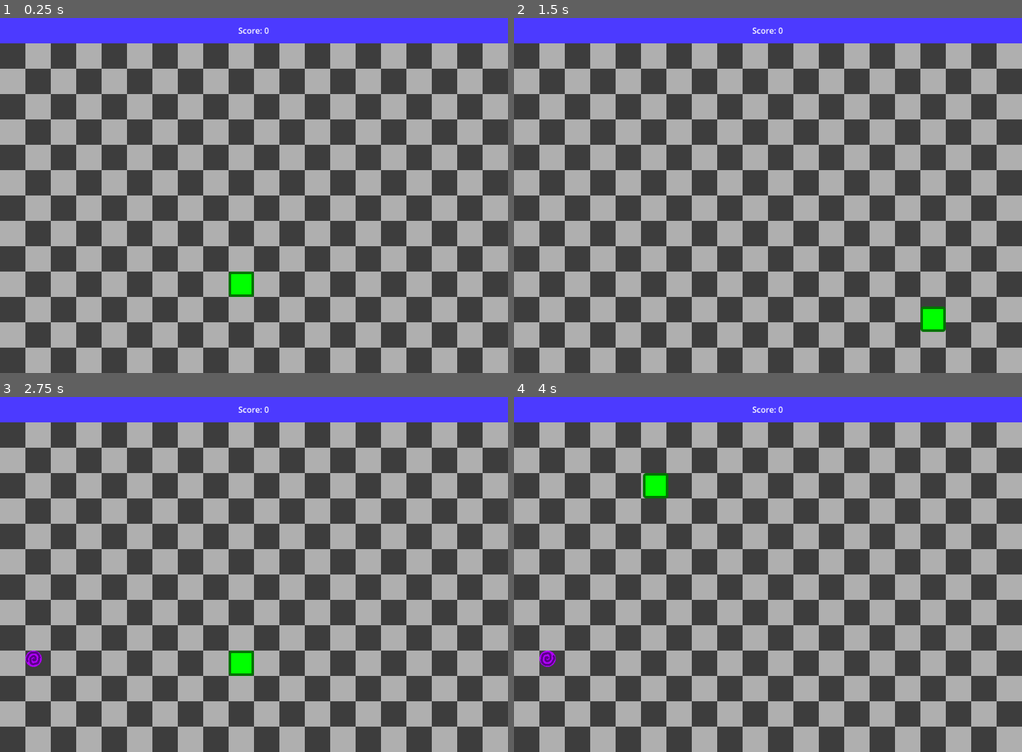
Above: before the commit, frames 1-4 (two rows, left to right).
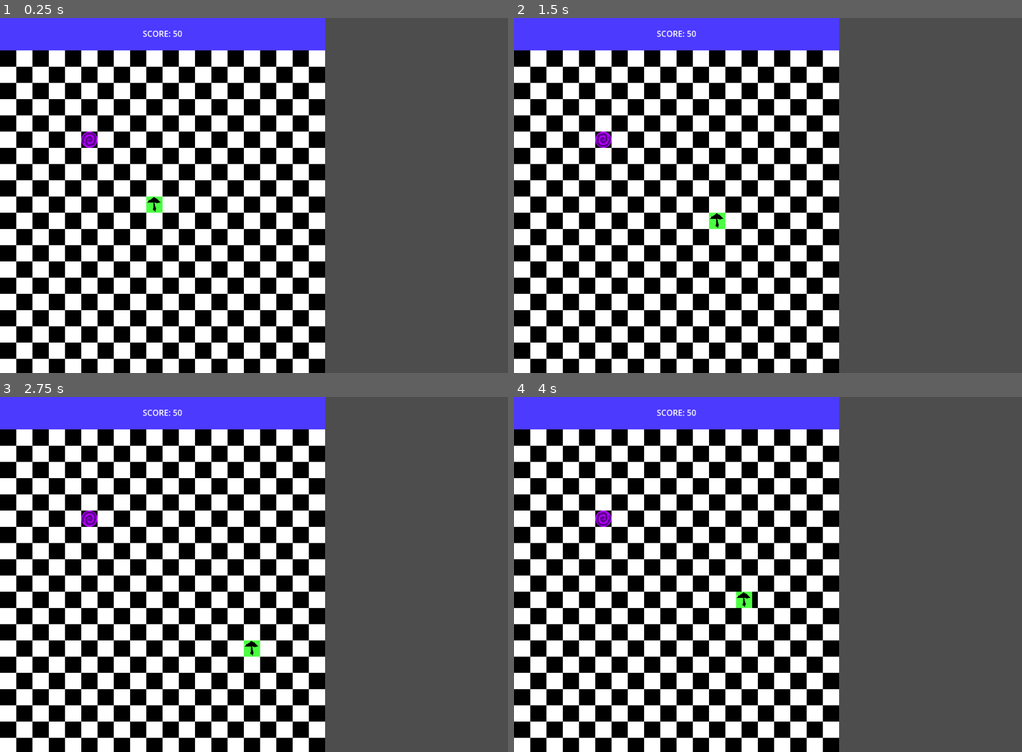
Above: after the commit, the same moments.

Repository: CWmain/looper
Game: Godot game, scene res://Scene/main.tscn
Two runs of this game, one before a commit and one after it. Both use one fixed random seed, a clock stepped at 60 frames per second and the inputs below.
Inputs:
- Up to frame 1 (0.25 s): no input
- Up to frame 2 (1.5 s): tap Enter at 0.5 s; hold D (Right) 0.53-1.28 s; hold S (Down) from 1.28 s (still down)
- Up to frame 3 (2.75 s): release S (Down) at 2.03 s; hold D (Right) from 2.03 s (still down)
- Up to frame 4 (4 s): release D (Right) at 2.78 s; hold W (Up) 2.78-3.53 s; hold A (Left) from 3.53 s (still down)

The runs differ from the first frame. In frame 1, 79% of the frame differs, in the area x 0-100%, y 0-100%; in frame 2, 79%; in frame 3, 79%; in frame 4, 79%.

Commit message:
Now using new code in main scene and have it comparable to what I had before, simply need to add art/menus/sounds The core gameplay is working well

Diff:
--- a/Objects/Board/board.gd
+++ b/Objects/Board/board.gd
@@ -9,7 +9,11 @@
 var cell_size: int = 32
 var cells: int = 20
 
-var score: int = 0
+var score: int = 0:
+	set(value):
+		score = value
+		scoreChanged.emit(value)
+signal scoreChanged(new_score)
 
 var loopers: Array = []
 
@@ -84,7 +88,7 @@
 
 	check_out_of_bounds()
 	check_portal_collision()
-	#check_self_collision()
+	check_self_collision()
 
 func active_looper_movement() -> void:
 	var currentLocation: Vector2 = loopers[-1].get_current_location()
@@ -133,6 +137,18 @@
 		# Create and append new looper
 		new_looper(loopers[-1].get_current_location())
 
+func check_self_collision() -> void:
+	# Nothing to collide with if only looper
+	if len(loopers) <= 1:
+		return
+
+	for i in range(len(loopers)-1):
+		var curGhostPosition = loopers[i].get_tick_location(tickCount)
+		if loopers[-1].get_current_location() == curGhostPosition:
+			end_game()
+			break
+
+
 func start_game() -> void:
 	game_started = true
 	print("Started Timer")
@@ -172,5 +188,5 @@
 	new_game()
 
 func gridToReal(gridPos: Vector2) -> Vector2:
-	var realPos = (gridPos * cell_size) #+ Vector2(0, cell_size)
+	var realPos = (gridPos * cell_size)
 	return realPos
--- a/Objects/Board/board.tscn
+++ b/Objects/Board/board.tscn
@@ -13,4 +13,4 @@
 portal_scene = ExtResource("4_s138n")
 
 [node name="Tick" type="Timer" parent="."]
-wait_time = 0.1
+wait_time = 0.2
--- a/Objects/Looper/looper.gd
+++ b/Objects/Looper/looper.gd
@@ -3,8 +3,10 @@
 
 @export var tweenTime: float = 0.5
 
+@onready var sprite: Sprite2D = $Sprite2D
 
-var isCurrent: bool = true
+# Used to determin if as a ghost it is used in a collision
+var isActive: bool = true
 # Location data will be stored as grid coordinates
 var locationData: Array[Vector2]
 var currentTween: Tween
@@ -66,7 +68,7 @@
 	return locationData[-1]
 
 func goGray() -> void:
-	self.self_modulate = Color.DARK_GRAY
+	sprite.self_modulate = Color.DARK_GRAY
 
 # Waits for the tween to finish, than kills it
 func kill_active_tween() -> void:
--- a/Scene/main.gd
+++ b/Scene/main.gd
@@ -5,207 +5,11 @@
 for looper
 https://www.youtube.com/watch?app=desktop&v=DlRP-UBR-2A&ab_channel=CodingWithRuss
 """
-# Exports
-@export var looper_Scene: PackedScene
-@export var portalImage: PackedScene
-@export_range(0, 1, 0.1) var percentOfWait: float = 0.9
-# Onready
+@onready var board: Sprite2D = $Board
 @onready var hud: CanvasLayer = $HUD
-@onready var move_timer: Timer = $MoveTimer
-@onready var time_portal: AnimatedSprite2D = $TimePortal
-
-# game variables
-var score: int = 0:
-	set(value):
-		score = value
-		hud.updateScore(value)
-var game_started: bool = false
-
-var cells: int = 20
-var cell_size: int = 50
-
-# looper variables
-var looper_tween: Array
-var looper_data: Array
-var looper: Array
-# TODO: This doesn't need to be a variable (can simply use -1 as current looper is always last)
-var controlledLooperIndex = -1
-
-# Portal Variables
-var portal_pos: Vector2
-var pastPortals: Array
-var regen_portal: bool = true
-
-# Movement variables
-var start_pos := Vector2(9,9)
-var up := Vector2(0, -1)
-var down := Vector2(0, 1)
-var left := Vector2(-1, 0)
-var right := Vector2(1, 0)
-var moveDirection: Vector2
-var can_move: bool
-
-var tick = -1
-var tweensToComplete = 0
 
 func _ready() -> void:
-	new_game()
+	board.scoreChanged.connect(updateScore)
 
-func new_game()->void:
-	score = 0
-	controlledLooperIndex = -1
-	tick = -1
-	moveDirection = up
-	can_move = true
-	game_started = false
-
-	for portal in pastPortals:
-		portal.free()
-	pastPortals.clear()
-	generate_looper()
-	move_portal()
-
-func generate_looper() -> void:
-	for l in looper:
-		l.free()
-
-	looper_tween.clear()
-	looper_data.clear()
-	looper.clear()
-
-	newLooper(start_pos)
-
-func _process(_delta: float) -> void:
-	if can_move:
-		if Input.is_action_just_pressed("Down"):
-			if not game_started:
-				start_game()
-				moveDirection = down
-
-			if moveDirection != up:
-				moveDirection = down
-			can_move = false
-
-		if Input.is_action_just_pressed("Up"):
-			if not game_started:
-				start_game()
-				moveDirection = up
-			if moveDirection != down:
-				moveDirection = up
-			can_move = false
-
-		if Input.is_action_just_pressed("Left"):
-			if moveDirection != right:
-				moveDirection = left
-
-			can_move = false
-			if not game_started:
-				moveDirection = left
-				start_game()
-
-		if Input.is_action_just_pressed("Right"):
-			if not game_started:
-				moveDirection = right
-				start_game()
-
-			if moveDirection != left:
-				moveDirection = right
-			can_move = false
-
-func start_game() -> void:
-	game_started = true
-	print("Started Timer")
-	move_timer.start()
-
-func pause_game() -> void:
-	game_started = false
-	move_timer.stop()
-
-func _on_move_timer_timeout() -> void:
-	tick += 1
-	can_move = true
-
-
-	for i in range(controlledLooperIndex):
-		if tick < len(looper_data[i]):
-			looper_tween[i] = get_tree().create_tween()
-			looper_tween[i].tween_property(looper[i], "position", (looper_data[i][tick] * cell_size) + Vector2(0, cell_size), move_timer.wait_time*percentOfWait)
-			#looper[i].position = (looper_data[i][tick] * cell_size) + Vector2(0, cell_size)
-
-	looper_data[controlledLooperIndex].append(looper_data[controlledLooperIndex][-1]+moveDirection)
-	#TODO: Tween causes issues when resetting board will solve later
-	looper_tween[controlledLooperIndex] = get_tree().create_tween()
-	looper_tween[controlledLooperIndex].tween_property(looper[controlledLooperIndex], "position", (looper_data[controlledLooperIndex][-1] * cell_size) + Vector2(0, cell_size), move_timer.wait_time*percentOfWait)
-
-	#looper[controlledLooperIndex].position = (looper_data[controlledLooperIndex][-1] * cell_size) + Vector2(0, cell_size)
-
-	check_out_of_bounds()
-	check_self_collision()
-	check_portal_entered()
-
-
-func check_self_collision() -> void:
-	# Check if any colisions occur between the current looper and all previous loopers
-	for i in range(len(looper_data)):
-		if i == controlledLooperIndex:
-			continue
-		var allPositions = looper_data[i]
-		var checkIndex = tick if tick < len(allPositions) else len(allPositions)-1
-
-		if tick < len(allPositions) and allPositions[tick] == looper_data[controlledLooperIndex][tick]:
-			end_game()
-			break
-
-func check_out_of_bounds() -> void:
-	if looper_data[controlledLooperIndex][-1].x < 0 or looper_data[controlledLooperIndex][-1].x > cells - 1 or looper_data[controlledLooperIndex][-1].y < 0 or looper_data[controlledLooperIndex][-1].y > cells - 1:
-		end_game()
-
-func end_game() -> void:
-	print("Game ended")
-	print("Score: " + str(score))
-	move_timer.stop()
-	# Move portal offscreen before reset to avoid a gray portal
-	time_portal.position = Vector2(-10, -10)
-	new_game()
-
-func move_portal() -> void:
-	# TODO: Ensure not placed ontop of something else
-	# Place randomly
-	var pastPortal = portalImage.instantiate()
-	pastPortal.self_modulate = Color.DARK_SLATE_GRAY
-	pastPortal.position = time_portal.position
-	add_child(pastPortal)
-	pastPortals.append(pastPortal)
-	portal_pos = Vector2(randi_range(0, cells-1), randi_range(0, cells-1))
-	time_portal.position = (portal_pos * cell_size) + Vector2(0, cell_size)
-
-func check_portal_entered() -> void:
-	if portal_pos == looper_data[controlledLooperIndex][-1]:
-
-		# Reset all loopers to starting position
-		for i in range(0, len(looper)):
-			if looper_tween[i].is_running():
-				await looper_tween[i].finished
-				looper_tween[i].kill()
-			looper[i].position = (looper_data[i][0] * cell_size) + Vector2(0, cell_size)
-
-		# Create a new looper at portal collision location
-		newLooper(portal_pos)
-		move_portal()
-		pause_game()
-		tick = -1
-		score += 1
-
-func newLooper(spawnLocation: Vector2) -> void:
-	# Gray out old looper if not first looper
-	if controlledLooperIndex >= 0:
-		looper[controlledLooperIndex].self_modulate = Color.DARK_SLATE_GRAY
-
-	controlledLooperIndex += 1
-	looper_tween.append(null)
-	looper_data.append([])
-	looper_data[controlledLooperIndex].append(spawnLocation)
-	var curLooper = looper_Scene.instantiate()
-	curLooper.position = (spawnLocation*cell_size) + Vector2(0, cell_size)
-	add_child(curLooper)
-	looper.append(curLooper)
+func updateScore(value: int) -> void:
+	hud.updateScore(value)
--- a/Scene/main.tscn
+++ b/Scene/main.tscn
@@ -1,25 +1,13 @@
-[gd_scene load_steps=6 format=3 uid="uid://harsxa8ogk8b"]
+[gd_scene load_steps=4 format=3 uid="uid://harsxa8ogk8b"]
 
 [ext_resource type="Script" uid="uid://e8wrm7edfen1" path="res://Scene/main.gd" id="1_f6udf"]
-[ext_resource type="PackedScene" uid="uid://c1ee6150110pc" path="res://Objects/Looper/live_looper.tscn" id="2_2wwxx"]
-[ext_resource type="Texture2D" uid="uid://c2yp8m5dwhlx2" path="res://Scene/background.png" id="2_sblpm"]
+[ext_resource type="PackedScene" uid="uid://c7mh08j832gep" path="res://Objects/Board/board.tscn" id="2_sblpm"]
 [ext_resource type="PackedScene" uid="uid://dj2afyf4bav74" path="res://UI/hud.tscn" id="3_r34rm"]
-[ext_resource type="PackedScene" uid="uid://dua5j1exfkurb" path="res://Objects/TimePortal/time_portal.tscn" id="4_3amdw"]
 
 [node name="Main" type="Node"]
 script = ExtResource("1_f6udf")
-looper_Scene = ExtResource("2_2wwxx")
-portalImage = ExtResource("4_3amdw")
-
-[node name="Background" type="Sprite2D" parent="."]
-position = Vector2(500, 550)
-texture = ExtResource("2_sblpm")
-
-[node name="MoveTimer" type="Timer" parent="."]
-wait_time = 0.1
-
-[node name="TimePortal" parent="." instance=ExtResource("4_3amdw")]
 
 [node name="HUD" parent="." instance=ExtResource("3_r34rm")]
 
-[connection signal="timeout" from="MoveTimer" to="." method="_on_move_timer_timeout"]
+[node name="Board" parent="." instance=ExtResource("2_sblpm")]
+position = Vector2(0, 64)
--- a/UI/hud.tscn
+++ b/UI/hud.tscn
@@ -11,7 +11,8 @@
 [node name="ScorePanel" type="Panel" parent="."]
 anchors_preset = 10
 anchor_right = 1.0
-offset_bottom = 50.0
+offset_right = -360.0
+offset_bottom = 64.0
 grow_horizontal = 2
 size_flags_horizontal = 4
 theme_override_styles/panel = SubResource("StyleBoxFlat_levl0")
@@ -20,9 +21,10 @@
 anchors_preset = 5
 anchor_left = 0.5
 anchor_right = 0.5
-offset_left = -65.0
-offset_right = 65.0
-offset_bottom = 50.0
+offset_left = -245.0
+offset_top = -1.0
+offset_right = -115.0
+offset_bottom = 63.0
 grow_horizontal = 2
 text = "SCORE: 50"
 horizontal_alignment = 1
